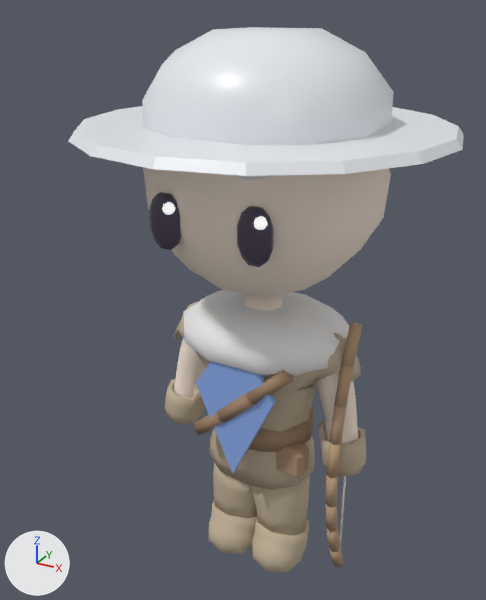
The glTF model assets/models/mob_loyal_crossbow.glb: old version first, new version second.
Before and after are seen from a 50 mm camera at (0.849, -1.674, 1.774) aimed at (-0.1, 0.051, 0.912). Lighting does not change. The marker at lower left points along +X, +Y and +Z. The first picture is the older version.

Names of what the first picture shows: 'arm_leather_body_mantle', 'arm_leather_body_torso', 'arm_leather_boots_boots', 'arm_leather_gloves_gloves', 'arm_leather_legs_legs', 'mob_loyal_crossbow_body', 'mob_loyal_crossbow_brim', 'mob_loyal_crossbow_head', 'mob_loyal_crossbow_head_eye_001', 'mob_loyal_crossbow_kettle', 'mob_loyal_crossbow_tabard', 'wpn_main_bow' and 6 more.
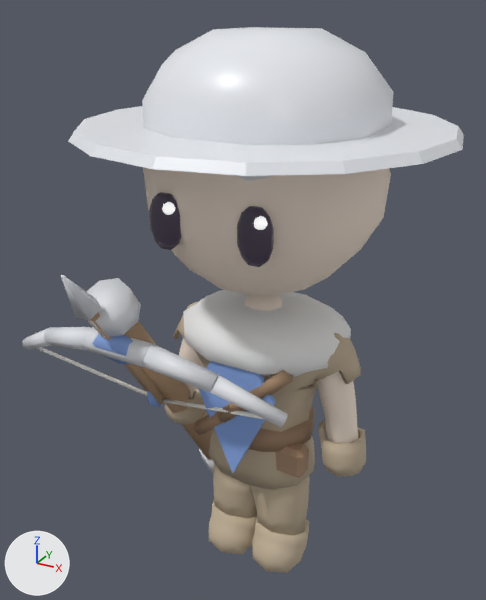
Pixel boxes (x1, y1, x2, y2) of what changed, in the pictures (486 x 600 px):
'wpn_main_crossbow', added: after (22, 275, 288, 473)
    faces in mat_m_xbow_iron_80 (white #e7eaef): (22, 278, 288, 473)
    faces in mat_m_wood (beige #bc9b7c): (89, 313, 213, 460)
    faces in mat_m_metal (white #e5e7ef): (61, 275, 102, 321)
    faces in mat_m_string (white #f9f9f3): (36, 347, 265, 420)
    faces in mat_m_xbow_acc_25 (blue #89aae7): (92, 333, 162, 408)
'wpn_main_bow', deleted: before (325, 322, 362, 568)
    faces in mat_m_wood (beige #bc9b7c): (325, 322, 362, 568)
    faces in mat_m_string (white #f9f9f3): (339, 323, 358, 549)

Edits to the bpy script that builds the scene:
```text
Add mat_m_xbow_iron_80:
    mat_m_xbow_iron_80 = principled_material('m_xbow_iron_80')
    mat_m_xbow_iron_80.base_color = (0.8, 0.82, 0.86)  # white #e7eaef
    mat_m_xbow_iron_80.roughness = 0.45
Add mat_m_metal:
    mat_m_metal = principled_material('m_metal')
    mat_m_metal.base_color = (0.78, 0.8, 0.86)  # white #e5e7ef
    mat_m_metal.roughness = 0.35
Add mat_m_xbow_acc_25:
    mat_m_xbow_acc_25 = principled_material('m_xbow_acc_25')
    mat_m_xbow_acc_25.base_color = (0.25, 0.4, 0.8)  # blue #89aae7
    mat_m_xbow_acc_25.roughness = 0.7
Add me_wpn_main_crossbow_mesh:
    me_wpn_main_crossbow_mesh.from_pydata(...)  # 166 vertices, 272 faces; spans x -0.79..0.198, y -0.529..0.306, z 0.062..1.16
    # faces by material slot: [36, 160, 24, 36, 16]
    me_wpn_main_crossbow_mesh.materials.append(mat_m_wood)  # beige #bc9b7c
    me_wpn_main_crossbow_mesh.materials.append(mat_m_xbow_iron_80)  # white #e7eaef
    me_wpn_main_crossbow_mesh.materials.append(mat_m_string)  # white #f9f9f3
    me_wpn_main_crossbow_mesh.materials.append(mat_m_xbow_acc_25)  # blue #89aae7
    me_wpn_main_crossbow_mesh.materials.append(mat_m_metal)  # white #e5e7ef
Remove ob_wpn_main_bow:
    ob_wpn_main_bow = bpy.data.objects.new('wpn_main_bow', me_wpn_main_bow_mesh)
    ob_wpn_main_bow.location = (0.0, 0.0, 0.0)
Add ob_wpn_main_crossbow:
    ob_wpn_main_crossbow = bpy.data.objects.new('wpn_main_crossbow', me_wpn_main_crossbow_mesh)
    ob_wpn_main_crossbow.location = (0.0, 0.0, 0.0)
```
